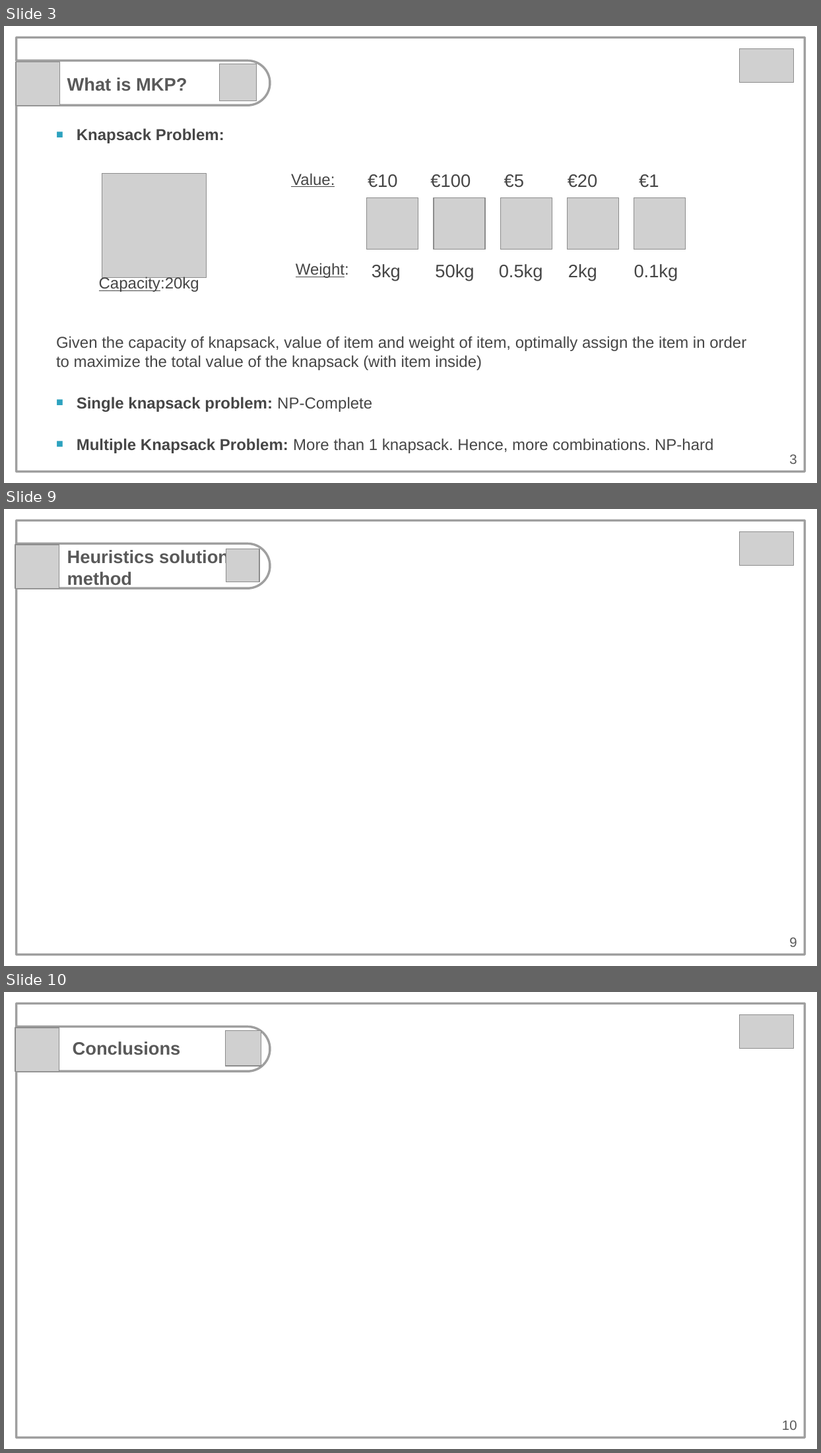
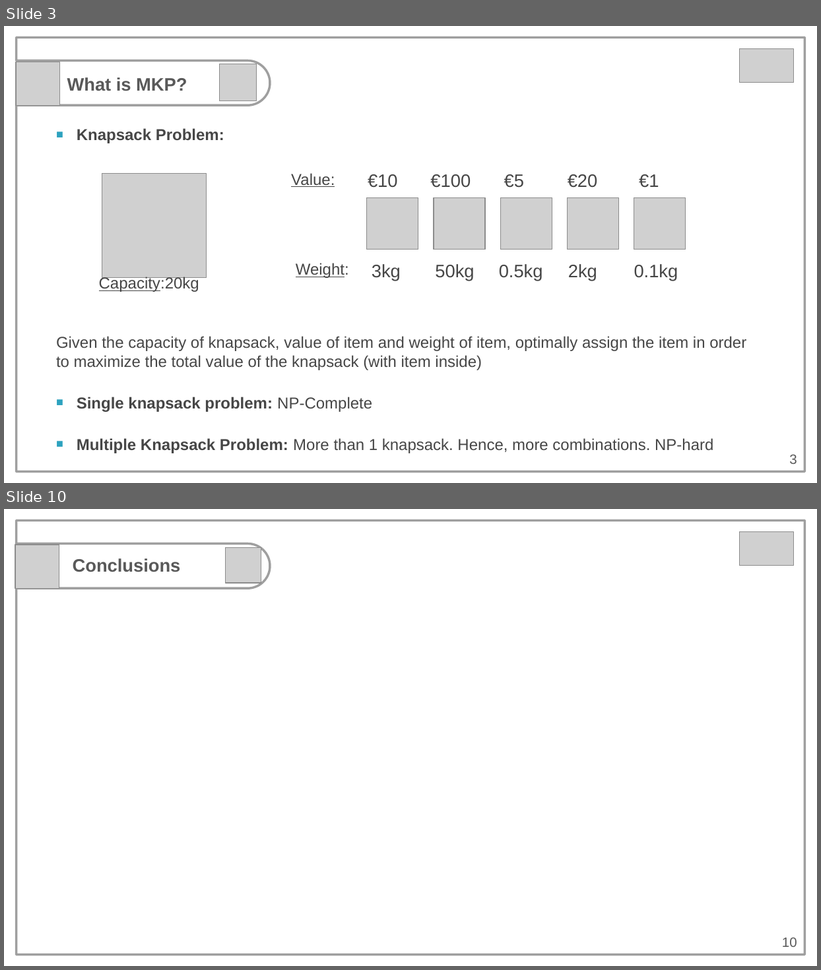
Before and after one commit to YMF2022/IntegerOptimizationCourse, a slide deck: OptimisationCourse_finalpresentation.pptx. Shown one above the other, each under a label of ours: slides 3, 9 and 10 before the commit, slides 3 and 10 after it; the slides between them are not shown. The pictures are 821x1453 and 821x970 pixels, drawn with LibreOffice and Linux fonts; fonts in the diff are those of the drawing; grey boxes stand for pictures. Boxes give left, top, right and bottom in pixels: in the first picture for what was removed or moved away, otherwise in the second. Text is boxed around its words. In the diff, an @@ line names an element or a change of style, - is before the commit and + after.

```diff
--- a/OptimisationCourse_finalpresentation.pptx
+++ b/OptimisationCourse_finalpresentation.pptx
@@ slide 9 removed at (4, 509, 817, 966), background #FFFFFF @@
@@ freeform shape removed at (16, 520, 805, 955) @@
@@ rounded rectangle removed at (726, 524, 803, 562) @@
@@ picture removed at (15, 545, 59, 589) @@
@@ picture removed at (739, 531, 793, 565) @@
@@ text removed at (67, 549, 229, 588) @@
-Heuristics solution method
@@ picture removed at (226, 549, 259, 582) @@
@@ rectangle removed at (726, 552, 803, 564) @@
@@ page number removed at (789, 937, 797, 947) @@
-9
```
Also in this commit, not shown: 6 slides changed, 1 slide added, 9 other files.
